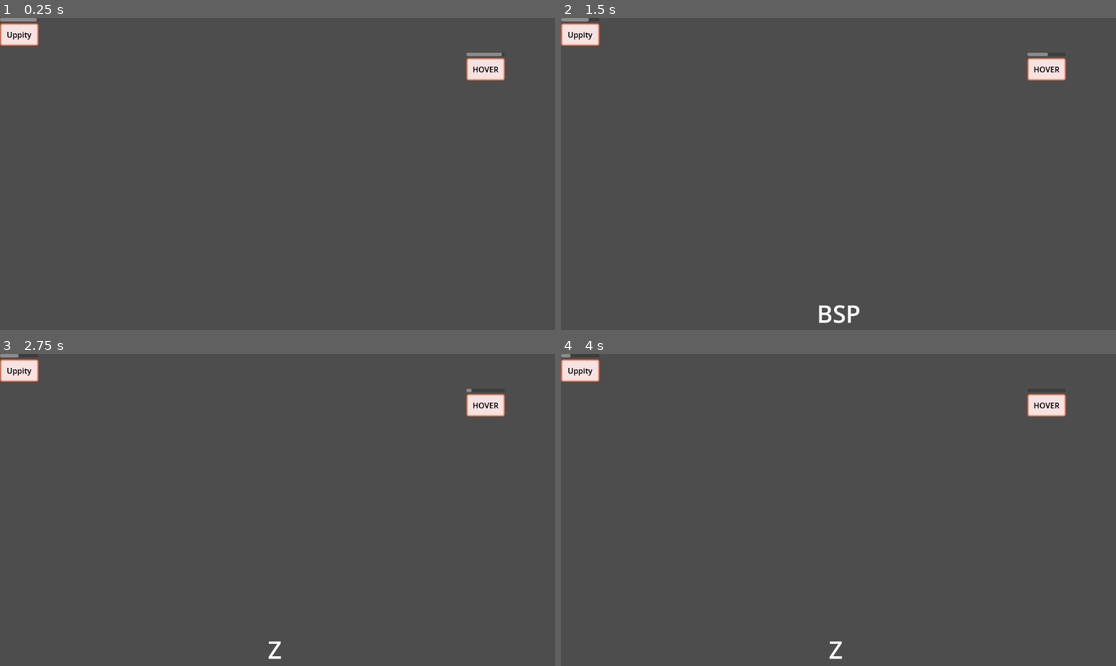
Above: before the commit, frames 1-4 (two rows, left to right).
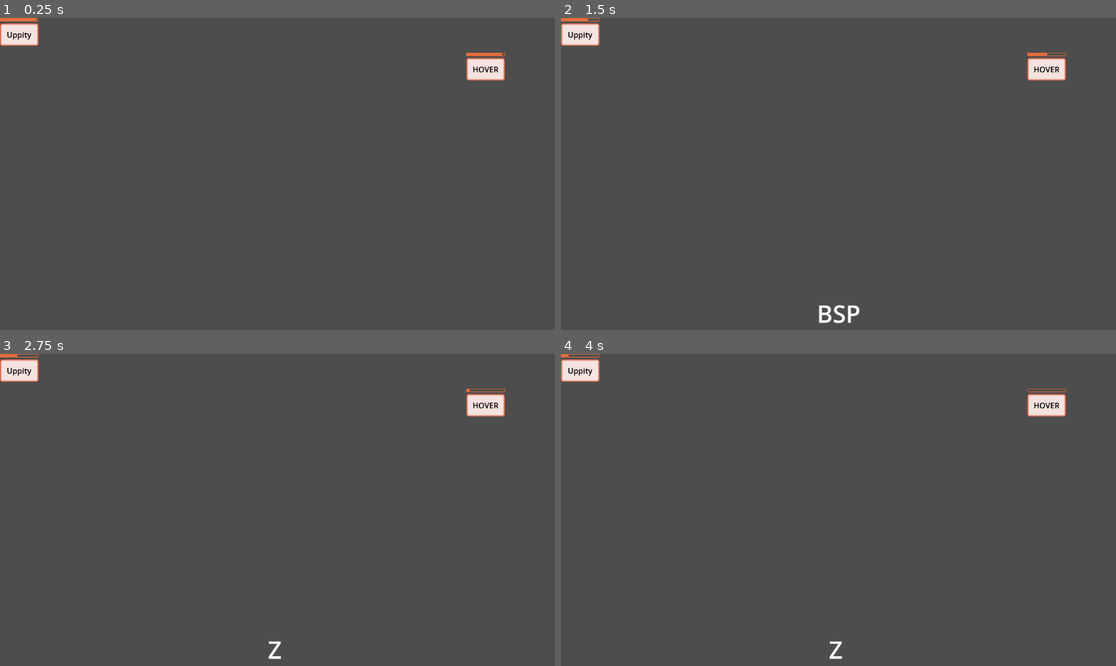
Above: after the commit, the same moments.

Repository: mayurdw/brackeys-25.1-game-jam
Game: Godot game, scene res://scenes/manager.tscn
The game is run twice, just before and just after one commit, with the same random seed, the same clock (stepped at 60 frames per second) and the same inputs. The project has no main scene, so this scene is started directly.
Inputs:
- Up to frame 1 (0.25 s): no input
- Up to frame 2 (1.5 s): tap Enter at 0.5 s; tap Z at 0.6 s; tap Space at 1.25 s; hold A from 1.28 s (still down); tap Backspace at 1.35 s
- Up to frame 3 (2.75 s): tap Enter at 2 s; release A at 2.03 s; tap Z at 2.1 s
- Up to frame 4 (4 s): tap Space at 2.75 s; tap Backspace at 2.85 s; tap Enter at 3.5 s; hold A from 3.53 s (still down); tap Z at 3.6 s

The runs differ from the first frame. In frame 1, 0.2% of the frame differs, in the area x 0-91%, y 0-13%; in frame 2, 0.1%; in frame 3, less than 0.1%; in frame 4, less than 0.1%.

Commit message:
Progress bar styling

Diff:
--- a/project.godot
+++ b/project.godot
@@ -15,6 +15,14 @@
 run/max_fps=30
 config/icon="res://icon.svg"
 
+[autoload]
+
+DialogueManager="*res://addons/dialogue_manager/dialogue_manager.gd"
+
+[editor_plugins]
+
+enabled=PackedStringArray("res://addons/dialogue_manager/plugin.cfg", "res://addons/godot-vim/plugin.cfg")
+
 [rendering]
 
 renderer/rendering_method="gl_compatibility"
--- a/scenes/lettered_box.tscn
+++ b/scenes/lettered_box.tscn
@@ -1,7 +1,27 @@
-[gd_scene load_steps=4 format=3 uid="uid://ly61qc1fvdrj"]
+[gd_scene load_steps=6 format=3 uid="uid://ly61qc1fvdrj"]
 
 [ext_resource type="Script" path="res://scripts/lettered_box.gd" id="1_penfu"]
 [ext_resource type="PackedScene" uid="uid://cu830vxy42mcl" path="res://scenes/task.tscn" id="2_awu4n"]
+
+[sub_resource type="StyleBoxFlat" id="StyleBoxFlat_fi5ql"]
+bg_color = Color(0.6, 0.6, 0.6, 0)
+border_width_left = 1
+border_width_top = 1
+border_width_right = 1
+border_width_bottom = 1
+border_color = Color(0.890883, 0.426556, 0.237705, 1)
+border_blend = true
+corner_radius_top_left = 1
+corner_radius_top_right = 1
+corner_radius_bottom_right = 1
+corner_radius_bottom_left = 1
+
+[sub_resource type="StyleBoxFlat" id="StyleBoxFlat_1oeqe"]
+content_margin_left = 0.0
+content_margin_top = 0.0
+content_margin_right = 0.0
+content_margin_bottom = 0.0
+bg_color = Color(0.890883, 0.426556, 0.237705, 1)
 
 [sub_resource type="StyleBoxFlat" id="StyleBoxFlat_eom6a"]
 bg_color = Color(0.964336, 0.888243, 0.883372, 1)
@@ -37,6 +57,8 @@
 [node name="ProgressBar" type="ProgressBar" parent="VBoxContainer"]
 custom_minimum_size = Vector2(0, 7)
 layout_mode = 2
+theme_override_styles/background = SubResource("StyleBoxFlat_fi5ql")
+theme_override_styles/fill = SubResource("StyleBoxFlat_1oeqe")
 max_value = 10.0
 value = 9.0
 show_percentage = false
--- a/scripts/lettered_box.gd
+++ b/scripts/lettered_box.gd
@@ -4,9 +4,9 @@
 @onready var progress_bar: ProgressBar = $VBoxContainer/ProgressBar
 @onready var label: RichTextLabel = $VBoxContainer/PanelContainer/MarginContainer/CenterContainer/Label
 @onready var timer: Timer = $Timer
+@export var task : Task
 
-@export_category("Task")
-@export var task : Task
+signal task_expired
 
 func _ready() -> void:
 	label.text = task.task_name
@@ -31,6 +31,6 @@
 func reset_count () -> void:
 	label.text = task.task_name
 
-
 func _on_timer_timeout() -> void:
 	print ( "Task Expired" )
+	task_expired.emit()
Not shown, changed: .gitignore
